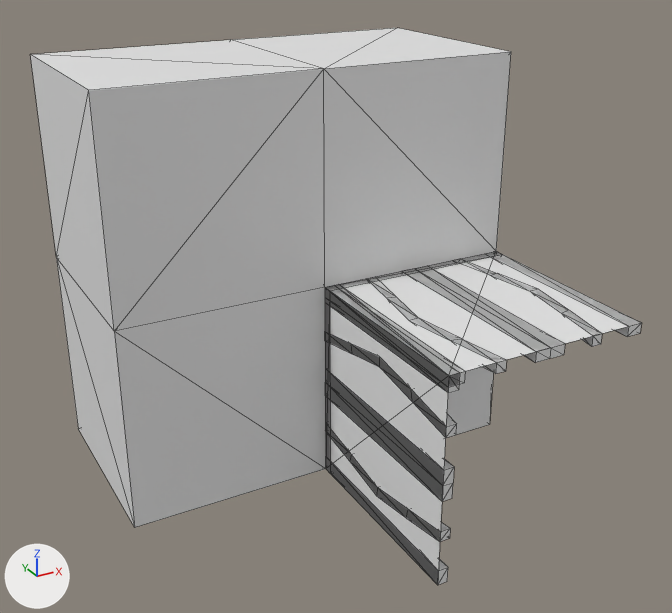
Before and after pictures for a commit that changed the OBJ model Data/bmc/tiles/t_223.obj.
Rendered twice from a camera (50 mm lens) standing at (-0.945, -1.773, 0.832) and looking at (0.014, -0.028, -0.041). The axes (+X, +Y, +Z) are drawn at lower left. The lights are the same throughout. Mesh edges are drawn as thin lines. Where no turn or scale is listed for an object, it has been applied to the vertices.

Before the edit, the objects in view are built like this:
```python
me_t_223 = bpy.data.meshes.new('t_223')
me_t_223.from_pydata(...)  # 152 vertices, 290 faces; spans x -0.5..0.5, y -0.5..0.5, z -0.5..0.5
ob_t_223 = bpy.data.objects.new('t_223', me_t_223)
ob_t_223.location = (0.0, 0.0, 0.0)
```
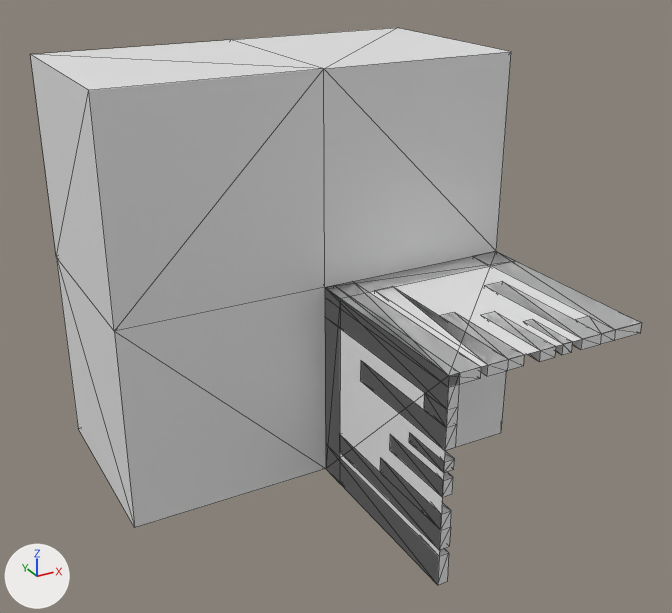
Pixel boxes (x1, y1, x2, y2) of what changed, in the pictures (672 x 613 px; the box of a moved part takes in the faces that stretch with it):
part 1 of me_t_223, added: after (409, 434, 455, 472)
part 2 of me_t_223, added: after (390, 434, 453, 497)
part 3 of me_t_223, added: after (523, 319, 572, 355)
part 4 of me_t_223, added: after (481, 311, 556, 362)
part 5 of me_t_223, rebuilt (10% narrower): before (325, 422, 450, 542); after (339, 434, 451, 550)
part 6 of me_t_223, rebuilt (7% wider, 7% shorter): before (367, 277, 507, 374); after (374, 286, 524, 376)
part 7 of me_t_223, deleted: before (325, 369, 454, 501)
part 8 of me_t_223, deleted: before (405, 267, 565, 363)
part 9 of me_t_223, moved or reshaped: (325, 251, 641, 585) in both

What the commit changed:
me_t_223 is used by ob_t_223; location (0.0, 0.0, 0.0).
me_t_223 had 152 vertices, 290 faces and spanned x -0.5..0.5, y -0.5..0.5, z -0.5..0.5.
me_t_223 now has 132 vertices, 240 faces and spans x -0.5..0.5, y -0.5..0.5, z -0.5..0.5.
me_t_223 part 1: a new loose piece, a box spanning x 0.0..0.025, y -0.5..-0.374, z -0.218..-0.193.
me_t_223 part 2: a new loose piece, a box spanning x 0.0..0.025, y -0.5..-0.3, z -0.277..-0.237.
me_t_223 part 3: a new loose piece, a box spanning x 0.282..0.307, y -0.5..-0.374, z -0.025..0.0.
me_t_223 part 4: a new loose piece, a box spanning x 0.223..0.263, y -0.5..-0.3, z -0.025..0.0.
me_t_223 part 5: the loose piece of 20 vertices spanning x 0.0..0.025, y -0.5..0.0, z -0.429..-0.362 is rebuilt with 14 vertices and now spans x 0.0..0.025, y -0.5..-0.071, z -0.408..-0.318.
me_t_223 part 6: the loose piece of 20 vertices spanning x 0.071..0.138, y -0.5..0.0, z -0.025..0.0 is rebuilt with 14 vertices and now spans x 0.092..0.182, y -0.5..-0.071, z -0.025..0.0.
me_t_223 part 7: the loose piece of 12 vertices spanning x 0.0..0.025, y -0.5..0.0, z -0.287..-0.212 is deleted.
me_t_223 part 8: the loose piece of 12 vertices spanning x 0.213..0.287, y -0.5..0.0, z -0.025..0.0 is deleted.
Part 9, on me_t_223:
60 vertices are removed from x 0.0..0.5, y -0.5..0.0, z -0.5..0.0.
124 faces are deleted.
44 vertices are added at x 0.0..0.5, y -0.5..0.0, z -0.5..0.0.
98 new faces join them.
